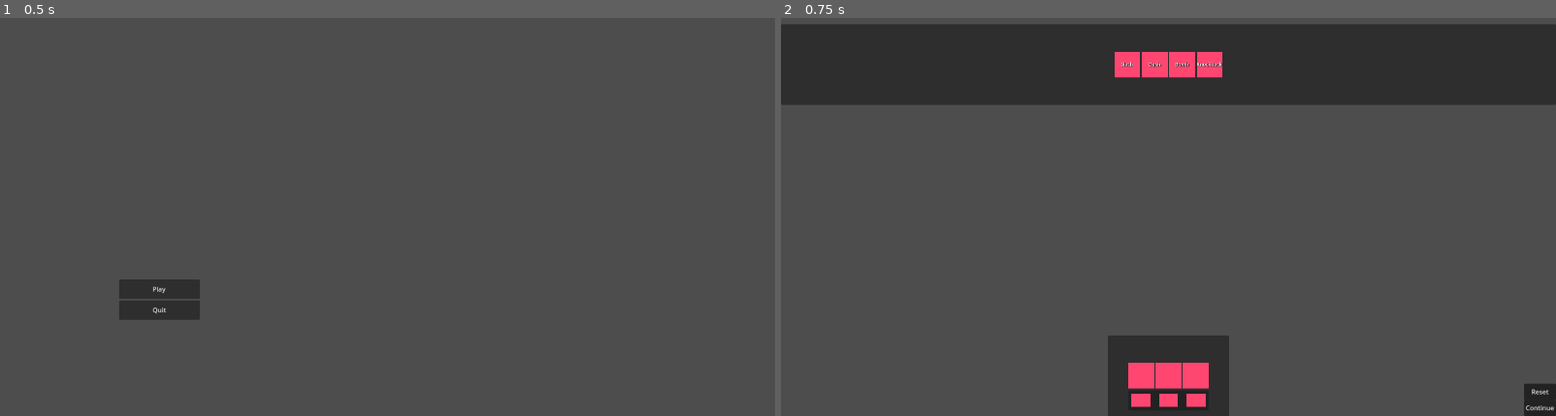
Above: before the commit, frames 1-2 (left to right).
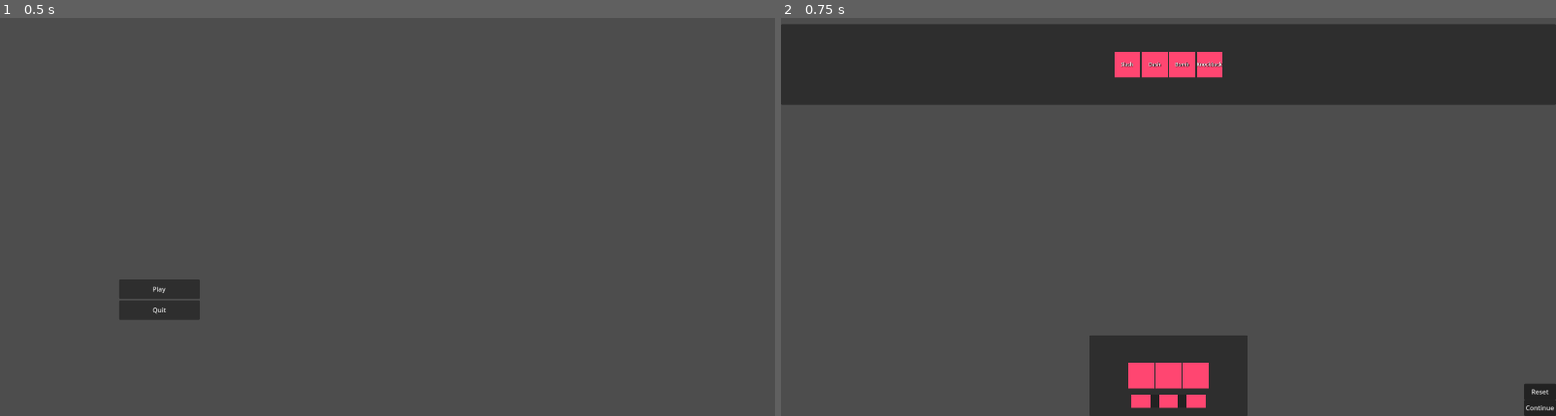
Above: after the commit, the same moments.

Repository: karuBeL/Diplomna
Game: Godot game, scene res://Menu/MainMenu/Menu.tscn
Same seed, same stepped clock (60 frames per second), same inputs: the game is played once before the commit and once after it.
Inputs:
- Up to frame 1 (0.5 s): no input
- Up to frame 2 (0.75 s): click "Play" at 0.5 s

Frame 1 is identical in both runs. In frame 2, 1.0% of the frame differs, in the area x 39-61%, y 79-100%.

Commit message:
Fixed map generation and other minor changes

Diff:
--- a/Entities/MeleePig/EnemyStates/Attack.gd
+++ b/Entities/MeleePig/EnemyStates/Attack.gd
@@ -1,7 +1,10 @@
 extends Enemy
 
-@onready var hit_timer : SceneTreeTimer = get_tree().create_timer(0.0)
+@onready var attack_timer : Timer = $"../../AttackTimer"
+@onready var after_timer : Timer = $"../../AfterAttackTimer"
 @onready var attack_collision : ShapeCast3D = $"../../AttackCast"
+@onready var anim_tree : AnimationTree = $"../../AnimationTree" as AnimationTree
+
 var count
 var collided_object : EntityClass
 
@@ -11,18 +14,18 @@
 	for i in count:
 		collided_object = attack_collision.get_collider(i) as EntityClass
 		if collided_object == player:
-			collided_object.apply_damage(10)
+			collided_object.apply_damage(15)
 
+func enter(_msg := {}):
+	if !after_timer.is_connected("timeout", transition):
+		after_timer.timeout.connect(transition)
+	if !attack_timer.is_stopped():
+		state_machine.transition_to("Pursue")
+		return
+	attack_timer.start(1)
+	after_timer.start(0.2)
+	enemy.velocity = Vector3.ZERO
+	anim_tree.set("parameters/attack_oneshot/request", AnimationNodeOneShot.ONE_SHOT_REQUEST_FIRE)
 
-func physics_update(_delta: float) -> void:
-	var target_position : Vector3 = (player.global_position - enemy.global_position).normalized()
-	if target_position.x > -0.7 && target_position.z < 0.7:
-		$"../../Sprite3D".set("flip_h", true)
-	else:
-		$"../../Sprite3D".set("flip_h", false)
-
-	if enemy.global_position.distance_to(player.global_position) > 2:
-		state_machine.transition_to("Pursue")
-	elif hit_timer.time_left == 0:
-		hit_timer = get_tree().create_timer(2.0)
-		$"../../AnimationTree".set("parameters/attack_oneshot/request", AnimationNodeOneShot.ONE_SHOT_REQUEST_FIRE)
+func transition():
+	state_machine.transition_to("Pursue")
--- a/Entities/MeleePig/EnemyStates/EnemyIdle.gd
+++ b/Entities/MeleePig/EnemyStates/EnemyIdle.gd
@@ -1,6 +1,7 @@
 extends Enemy
 
 @onready var pursue_range : Area3D = $"../../PursueRange"
+@onready var anim_tree : AnimationTree = $"../../AnimationTree"
 
 func inRange(body):
 	if body != player:
@@ -9,8 +10,6 @@
 	state_machine.transition_to("Pursue")
 
 func enter(msg := {}) -> void:
-	$"../../AnimationTree".set("parameters/idle_pursue_stunned/blend_amount", 0)
-	if msg.has("attack"):
-		state_machine.transition_to("Attack")
-	elif !pursue_range.body_entered.is_connected(inRange):
+	anim_tree.set("parameters/idle_pursue_stunned/blend_amount", 0)
+	if !pursue_range.body_entered.is_connected(inRange):
 		pursue_range.body_entered.connect(inRange)
--- a/Entities/MeleePig/EnemyStates/GetHit.gd
+++ b/Entities/MeleePig/EnemyStates/GetHit.gd
@@ -1,6 +1,6 @@
 extends Enemy
 
-@onready var timer : Timer = $"../../Timer"
+@onready var timer : Timer = $"../../GetHitTimer"
 
 func enter(_msg := {}) -> void:
 	if !timer.timeout.is_connected(transition):
--- a/Entities/MeleePig/EnemyStates/Pursue.gd
+++ b/Entities/MeleePig/EnemyStates/Pursue.gd
@@ -1,7 +1,9 @@
 extends Enemy
 
-@onready var nav_set_timer : Timer = $"../../Timer"
-
+@onready var nav_set_timer : Timer = $"../../NavTimer" as Timer
+@onready var anim_tree : AnimationTree = $"../../AnimationTree" as AnimationTree
+@onready var sprite : Sprite3D = $"../../Sprite3D" as Sprite3D
+var default_speed
 
 func set_safe_velocity(safe_velocity):
 	enemy.velocity = safe_velocity
@@ -21,6 +23,7 @@
 	enemy.nav_agent.velocity_computed.is_connected(set_safe_velocity)):
 		nav_set_timer.timeout.connect(nav_timer)
 		enemy.nav_agent.velocity_computed.connect(set_safe_velocity)
+		default_speed = enemy.speed
 	nav_set_timer.start()
 
 func exit():
@@ -31,19 +34,21 @@
 	var distance_to_player = enemy.global_position.distance_to(player.global_position)
 	var next_position = enemy.nav_agent.get_next_path_position()
 
-	if distance_to_player > 2 || enemy.speed == 0:
-		$"../../AnimationTree".set("parameters/idle_pursue_stunned/blend_amount", 1)
+	if distance_to_player > 2:
+		anim_tree.set("parameters/idle_pursue_stunned/blend_amount", 1)
 		enemy.nav_agent.velocity = (next_position - enemy.global_position).normalized() * enemy.speed
 		enemy.nav_agent.velocity.y = 0
+		enemy.speed = default_speed
 	else:
-		enemy.velocity = Vector3.ZERO
-		state_machine.transition_to("Idle", {"attack" : true})
+		enemy.speed = 0
+		anim_tree.set("parameters/idle_pursue_stunned/blend_amount", 0)
+		state_machine.transition_to("Attack")
 
 
 	if target_position.x > -0.7 && target_position.z < 0.7:
-		$"../../Sprite3D".set("flip_h", true)
+		sprite.set("flip_h", true)
 	else:
-		$"../../Sprite3D".set("flip_h", false)
+		sprite.set("flip_h", false)
 
 	if distance_to_player <= 3:
 		enemy.nav_agent.avoidance_enabled = false
--- a/Entities/MeleePig/melee_pig.tscn
+++ b/Entities/MeleePig/melee_pig.tscn
@@ -205,7 +205,7 @@
 animation = &"stunned"
 
 [sub_resource type="AnimationNodeBlendTree" id="AnimationNodeBlendTree_tgvfq"]
-graph_offset = Vector2(-72.7211, -35.709)
+graph_offset = Vector2(221.314, 183.081)
 nodes/attack/node = SubResource("AnimationNodeAnimation_5q4r5")
 nodes/attack/position = Vector2(780, 500)
 nodes/attack_oneshot/node = SubResource("AnimationNodeOneShot_oa12i")
@@ -237,10 +237,20 @@
 collision_layer = 2
 script = ExtResource("1_w0lma")
 
-[node name="Timer" type="Timer" parent="."]
+[node name="GetHitTimer" type="Timer" parent="."]
+one_shot = true
+
+[node name="NavTimer" type="Timer" parent="."]
 process_callback = 0
+one_shot = true
 
 [node name="StunTimer" type="Timer" parent="."]
+one_shot = true
+
+[node name="AttackTimer" type="Timer" parent="."]
+one_shot = true
+
+[node name="AfterAttackTimer" type="Timer" parent="."]
 one_shot = true
 
 [node name="NavigationAgent3D" type="NavigationAgent3D" parent="."]
--- a/Entities/Player/States/Dash.gd
+++ b/Entities/Player/States/Dash.gd
@@ -16,7 +16,7 @@
 func get_mouse_position():
 	var camera = get_tree().root.get_camera_3d()
 	var mouse_pos = get_viewport().get_mouse_position()
-	var ray_length = 100
+	var ray_length = 50
 	var from = camera.project_ray_origin(mouse_pos)
 	var to = from + camera.project_ray_normal(mouse_pos) * ray_length
 	var space = camera.get_world_3d().direct_space_state
--- a/Entities/Player/States/DashSlash.gd
+++ b/Entities/Player/States/DashSlash.gd
@@ -44,11 +44,13 @@
 	direction_to_target = player.global_position.direction_to(target_position).normalized()
 	if !dash_timer.timeout.is_connected(dash_end):
 		dash_timer.timeout.connect(dash_end)
+		collision.body_entered.connect(slash_enemies)
+	collision.monitoring = true
 	dash_timer.start()
 
 func slash_enemies(body : EntityClass):
 	if !already_attacked.has(body):
-		body.apply_damage(15)
+		body.apply_damage(100)
 		already_attacked[body] = null
 
 func physics_update(_delta: float) -> void:
--- a/Entities/RangedPig/GetHit.gd
+++ b/Entities/RangedPig/GetHit.gd
@@ -1,6 +1,6 @@
 extends Enemy
 
-@onready var timer : Timer = $"../../Timer"
+@onready var timer : Timer = $"../../GetHitTimer"
 
 func enter(_msg := {}) -> void:
 	if !timer.timeout.is_connected(transition):
--- a/Entities/RangedPig/RangedStates/RangedAttack.gd
+++ b/Entities/RangedPig/RangedStates/RangedAttack.gd
@@ -1,9 +1,9 @@
 extends Enemy
 
-@onready var hit_timer : SceneTreeTimer = get_tree().create_timer(0.0)
+@onready var attack_timer = $"../../AttackTimer" as Timer
+@onready var after_timer = $"../../AfterAttackTimer" as Timer
 var count
 var collided_object : EntityClass
-
 
 func hitPlayer():
 	var bomb : Node3D = load("res://Entities/RangedPig/Bomb/bomb.tscn").instantiate()
@@ -12,25 +12,16 @@
 	add_child(bomb)
 	bomb.global_position = enemy.global_position
 
-
-
 func enter(_msg := {}):
-	if hit_timer.time_left != 0:
+	if !after_timer.is_connected("timeout", transition):
+		after_timer.timeout.connect(transition)
+	if !attack_timer.is_stopped():
 		state_machine.transition_to("Pursue")
 		return
-	hit_timer = get_tree().create_timer(2.0)
+	attack_timer.start(2)
+	after_timer.start(0.5)
 	enemy.velocity = Vector3.ZERO
 	$"../../AnimationTree".set("parameters/attack_oneshot/request", AnimationNodeOneShot.ONE_SHOT_REQUEST_FIRE)
 
-func physics_update(_delta: float) -> void:
-	var target_position : Vector3 = (player.global_position - enemy.global_position).normalized()
-	if target_position.x > -0.7 && target_position.z < 0.7:
-		$"../../Sprite3D".set("flip_h", true)
-	else:
-		$"../../Sprite3D".set("flip_h", false)
-
-	if enemy.global_position.distance_to(player.global_position) > 10:
-		state_machine.transition_to("Pursue")
-	elif hit_timer.time_left == 0:
-		hit_timer = get_tree().create_timer(2.0)
-		$"../../AnimationTree".set("parameters/attack_oneshot/request", AnimationNodeOneShot.ONE_SHOT_REQUEST_FIRE)
+func transition():
+	state_machine.transition_to("Pursue")
--- a/Entities/RangedPig/RangedStates/RangedIdle.gd
+++ b/Entities/RangedPig/RangedStates/RangedIdle.gd
@@ -8,8 +8,6 @@
 	state_machine.transition_to("Pursue")
 
 func enter(_msg := {}) -> void:
-	$"../../AnimationTree".set("parameters/Idle_Pursue/blend_amount", 0)
-	if _msg.has("attack"):
-		state_machine.transition_to("Attack")
-	elif !pursue_range.body_entered.is_connected(inRange):
+	$"../../AnimationTree".set("parameters/idle_pursue_stunned/blend_amount", 0)
+	if !pursue_range.body_entered.is_connected(inRange):
 		pursue_range.body_entered.connect(inRange)
--- a/Entities/RangedPig/RangedStates/RangedPursue.gd
+++ b/Entities/RangedPig/RangedStates/RangedPursue.gd
@@ -1,7 +1,7 @@
 extends Enemy
 
 @onready var nav_agent : NavigationAgent3D = $"../../NavigationAgent3D"
-@onready var nav_set_timer : Timer = $"../../Timer"
+@onready var nav_set_timer : Timer = $"../../NavTimer"
 
 func set_safe_velocity(safe_velocity):
 	enemy.velocity = safe_velocity
@@ -32,12 +32,13 @@
 	var next_position = nav_agent.get_next_path_position()
 
 	if distance_to_player > 10:
-		$"../../AnimationTree".set("parameters/Idle_Pursue/blend_amount", 1)
+		$"../../AnimationTree".set("parameters/idle_pursue_stunned/blend_amount", 1)
 		enemy.nav_agent.velocity = (next_position - enemy.global_position).normalized() * enemy.speed
 		enemy.nav_agent.velocity.y = 0
 	else:
+		$"../../AnimationTree".set("parameters/idle_pursue_stunned/blend_amount", 0)
 		enemy.velocity = Vector3.ZERO
-		state_machine.transition_to("Idle", {"attack" : true})
+		state_machine.transition_to("Attack")
 
 	if target_position.x > -0.7 && target_position.z < 0.7:
 		$"../../Sprite3D".set("flip_h", true)
--- a/Entities/RangedPig/ranged_pig.tscn
+++ b/Entities/RangedPig/ranged_pig.tscn
@@ -171,8 +171,6 @@
 [sub_resource type="AnimationNodeAnimation" id="AnimationNodeAnimation_b4rvd"]
 animation = &"pursue"
 
-[sub_resource type="AnimationNodeBlend3" id="AnimationNodeBlend3_7vshe"]
-
 [sub_resource type="AnimationNodeAnimation" id="AnimationNodeAnimation_fgjci"]
 animation = &"idle"
 
@@ -195,15 +193,15 @@
 
 [sub_resource type="AnimationNodeOneShot" id="AnimationNodeOneShot_7tte2"]
 
+[sub_resource type="AnimationNodeBlend3" id="AnimationNodeBlend3_7vshe"]
+
 [sub_resource type="AnimationNodeAnimation" id="AnimationNodeAnimation_ly6f4"]
 animation = &"stunned"
 
 [sub_resource type="AnimationNodeBlendTree" id="AnimationNodeBlendTree_efsga"]
-graph_offset = Vector2(-431.318, -179.952)
+graph_offset = Vector2(-244.192, -29.1666)
 "nodes/ Pursue/node" = SubResource("AnimationNodeAnimation_b4rvd")
 "nodes/ Pursue/position" = Vector2(-200, 200)
-nodes/Blend3/node = SubResource("AnimationNodeBlend3_7vshe")
-nodes/Blend3/position = Vector2(140, 80)
 nodes/Idle/node = SubResource("AnimationNodeAnimation_fgjci")
 nodes/Idle/position = Vector2(-200, 20)
 nodes/TimeScale/node = SubResource("AnimationNodeTimeScale_6r8bs")
@@ -211,29 +209,39 @@
 "nodes/TimeScale 2/node" = SubResource("AnimationNodeTimeScale_gtehn")
 "nodes/TimeScale 2/position" = Vector2(-40, 200)
 nodes/attack/node = SubResource("AnimationNodeAnimation_adp3w")
-nodes/attack/position = Vector2(120, 320)
+nodes/attack/position = Vector2(220, 320)
 nodes/attack_oneshot/node = SubResource("AnimationNodeOneShot_dc573")
-nodes/attack_oneshot/position = Vector2(300, 80)
+nodes/attack_oneshot/position = Vector2(400, 80)
 nodes/death/node = SubResource("AnimationNodeAnimation_2cr6l")
-nodes/death/position = Vector2(500, 320)
+nodes/death/position = Vector2(640, 340)
 nodes/death_oneshot/node = SubResource("AnimationNodeOneShot_io2f2")
-nodes/death_oneshot/position = Vector2(660, 80)
+nodes/death_oneshot/position = Vector2(860, 80)
 nodes/get_hit/node = SubResource("AnimationNodeAnimation_3e0a2")
-nodes/get_hit/position = Vector2(320, 320)
+nodes/get_hit/position = Vector2(460, 340)
 nodes/get_hit_oneshot/node = SubResource("AnimationNodeOneShot_7tte2")
-nodes/get_hit_oneshot/position = Vector2(480, 80)
-nodes/output/position = Vector2(880, 180)
+nodes/get_hit_oneshot/position = Vector2(640, 80)
+nodes/idle_pursue_stunned/node = SubResource("AnimationNodeBlend3_7vshe")
+nodes/idle_pursue_stunned/position = Vector2(160, 80)
+nodes/output/position = Vector2(1040, 160)
 nodes/stunned/node = SubResource("AnimationNodeAnimation_ly6f4")
 nodes/stunned/position = Vector2(-40, -120)
-node_connections = [&"Blend3", 0, &"stunned", &"Blend3", 1, &"TimeScale", &"Blend3", 2, &"TimeScale 2", &"TimeScale", 0, &"Idle", &"TimeScale 2", 0, &" Pursue", &"attack_oneshot", 0, &"Blend3", &"attack_oneshot", 1, &"attack", &"death_oneshot", 0, &"get_hit_oneshot", &"death_oneshot", 1, &"death", &"get_hit_oneshot", 0, &"attack_oneshot", &"get_hit_oneshot", 1, &"get_hit", &"output", 0, &"death_oneshot"]
+node_connections = [&"TimeScale", 0, &"Idle", &"TimeScale 2", 0, &" Pursue", &"attack_oneshot", 0, &"idle_pursue_stunned", &"attack_oneshot", 1, &"attack", &"death_oneshot", 0, &"get_hit_oneshot", &"death_oneshot", 1, &"death", &"get_hit_oneshot", 0, &"attack_oneshot", &"get_hit_oneshot", 1, &"get_hit", &"idle_pursue_stunned", 0, &"stunned", &"idle_pursue_stunned", 1, &"TimeScale", &"idle_pursue_stunned", 2, &"TimeScale 2", &"output", 0, &"death_oneshot"]
 
 [node name="RangedEnemy" type="CharacterBody3D"]
 collision_layer = 2
 script = ExtResource("1_n3kpm")
 
-[node name="Timer" type="Timer" parent="."]
+[node name="NavTimer" type="Timer" parent="."]
+
+[node name="GetHitTimer" type="Timer" parent="."]
 
 [node name="StunTimer" type="Timer" parent="."]
+
+[node name="AttackTimer" type="Timer" parent="."]
+one_shot = true
+
+[node name="AfterAttackTimer" type="Timer" parent="."]
+one_shot = true
 
 [node name="NavigationAgent3D" type="NavigationAgent3D" parent="."]
 
@@ -293,7 +301,6 @@
 }
 tree_root = SubResource("AnimationNodeBlendTree_efsga")
 anim_player = NodePath("../AnimationPlayer")
-parameters/Blend3/blend_amount = -1.0
 parameters/TimeScale/scale = 0.6
 "parameters/TimeScale 2/scale" = 0.7
 parameters/attack_oneshot/active = false
@@ -305,3 +312,4 @@
 parameters/get_hit_oneshot/active = false
 parameters/get_hit_oneshot/internal_active = false
 parameters/get_hit_oneshot/request = 0
+parameters/idle_pursue_stunned/blend_amount = 0.0
--- a/Menu/AbilityMenu/abilitymenu.tscn
+++ b/Menu/AbilityMenu/abilitymenu.tscn
@@ -59,9 +59,9 @@
 anchor_top = 1.0
 anchor_right = 0.5
 anchor_bottom = 1.0
-offset_left = -150.0
+offset_left = -196.0
 offset_top = -200.0
-offset_right = 150.0
+offset_right = 196.0
 grow_horizontal = 2
 grow_vertical = 0
 script = ExtResource("2_il4ne")
@@ -87,10 +87,10 @@
 anchor_top = 1.0
 anchor_right = 0.5
 anchor_bottom = 1.0
-offset_left = -100.0
-offset_top = -64.0
-offset_right = 100.0
-offset_bottom = -14.0
+offset_left = -92.0
+offset_top = -53.0
+offset_right = 92.0
+offset_bottom = -21.0
 grow_horizontal = 2
 grow_vertical = 0
 size_flags_vertical = 8
--- a/Menu/AbilityMenu/can_drop.gd
+++ b/Menu/AbilityMenu/can_drop.gd
@@ -7,12 +7,9 @@
 
 func _can_drop_data(_at_position, data):
 	var can_drop = data.get("self").is_in_group("draggable")
-	#print("in _can_drop_data function, returning %s" % can_drop)
 	return can_drop
 
 func _drop_data(_at_position, data):
-	#print("in _drop_data, returning: ")
-	#print(data.get("text"))
 	set_label(data.get("text"))
 	data.get("self").queue_free()
 
--- a/Menu/AbilityMenu/draggable.gd
+++ b/Menu/AbilityMenu/draggable.gd
@@ -1,10 +1,10 @@
-extends ColorRect
+extends Control
 
-var label : Label
+var ability_name : Label
 
 func _ready():
 	add_to_group("draggable")
-	label = $Label
+	ability_name = $Label
 
 func _get_drag_data(_at_position):
-	return {"self": self, "text": label.text}
+	return {"self": self, "text": ability_name.text}
--- a/Room/floor.gd
+++ b/Room/floor.gd
@@ -4,6 +4,7 @@
 
 func _ready():
 	body_exited.connect(check_room_status)
+	check_room_status(1)
 
 
 func check_room_status(_body):
--- a/Room/room.gd
+++ b/Room/room.gd
@@ -3,7 +3,8 @@
 
 var initial_spawn : SpawnClass
 var spawns : Array
-var doors : Array
+var door_pairs : Dictionary
+var exit_doors : Dictionary
 var set_spawns : Array
 var exit_door : DoorClass
 var entrance_door : DoorClass
@@ -27,7 +28,8 @@
 	var door2 = $NavigationRegion3D/Dungeon/Door2
 	var door3 = $NavigationRegion3D/Dungeon/Door3
 	var door4 = $NavigationRegion3D/Dungeon/Door4
-	doors = [door1, door2, door3, door4]
+	door_pairs = {"door1" : door2, "door2" : door1, "door3" : door4, "door4" : door3}
+	exit_doors = {"door1" : door1, "door2" : door2, "door3" : door3, "door4" : door4}
 	spawns = [spawn1, spawn2, spawn3, spawn4, spawn5, spawn6, spawn7, spawn8]
 	set_spawns = []
 	door1.set_door()
@@ -48,13 +50,16 @@
 	initial_spawn = $NavigationRegion3D/Dungeon/PlayerSpawn as SpawnClass
 	initial_spawn.is_player = true
 
-func set_entrance_door(door_number):
-	entrance_door = doors.pop_at(door_number) as DoorClass
+func set_entrance_door(exit_door_key):
+	entrance_door = door_pairs.get(exit_door_key)
+	exit_doors.erase(exit_door_key)
 	entrance_door.set_player_spawn()
 
-func set_exit_door(door_number):
-	exit_door = doors[door_number] as DoorClass
+
+func set_exit_door(door_index):
+	exit_door = exit_doors.values()[door_index]
 	exit_door.area.body_entered.connect(transition)
+	return exit_doors.find_key(exit_door)
 
 func transition(_body):
 	get_parent().switch_room()
--- a/Room/room.tscn
+++ b/Room/room.tscn
@@ -207,5 +207,5 @@
 environment = SubResource("Environment_sbqf2")
 
 [node name="DirectionalLight3D" type="DirectionalLight3D" parent="NavigationRegion3D/Dungeon/WorldEnvironment"]
-transform = Transform3D(1, 0, 0, 0, -0.772734, 0.63473, 0, -0.63473, -0.772734, 0, 0, 0)
+transform = Transform3D(0.785997, -0.477727, 0.392409, -0.61823, -0.607367, 0.498896, 0, -0.63473, -0.772734, 0, 0, 0)
 shadow_enabled = true
--- a/World/level.tscn
+++ b/World/level.tscn
@@ -1,6 +1,6 @@
 [gd_scene load_steps=3 format=3 uid="uid://cvfuic65orvui"]
 
-[ext_resource type="Script" path="res://World/level.gd" id="1_mgqwe"]
+[ext_resource type="Script" path="res://World/level_generation.gd" id="1_mgqwe"]
 [ext_resource type="PackedScene" uid="uid://cdy4cghohpe0p" path="res://Entities/Player/player.tscn" id="2_ngayc"]
 
 [node name="Level" type="Node3D"]
--- a/World/level.gd
+++ b/World/level_generation.gd
@@ -5,7 +5,6 @@
 var room_scene : PackedScene
 var room_index = 0
 
-# Called when the node enters the scene tree for the first time.
 func _ready():
 	randomize()
 	room_scene = load("res://Room/room.tscn")
@@ -13,44 +12,47 @@
 	starting_room.set_room()
 	starting_room.set_initial_spawn()
 	room_nodes.append(starting_room)
+
 	var new_room
-	var entrance_index
-	for i in range(4):
+	for i in range(4): #Setting 4 easy difficulty rooms
 		new_room = room_scene.instantiate() as RoomClass
 		new_room.set_room()
 		new_room.set_easy()
-		entrance_index = randi_range(0, 3)
-		new_room.set_entrance_door(entrance_index)
 		room_nodes.append(new_room)
 
-	for i in range(4):
+	for i in range(4): #Setting 4 medium difficulty rooms
 		new_room = room_scene.instantiate() as RoomClass
 		new_room.set_room()
 		new_room.set_medium()
-		entrance_index = randi_range(0, 3)
-		new_room.set_entrance_door(entrance_index)
 		room_nodes.append(new_room)
 
+	#Setting 1 hard difficulty room
 	new_room = room_scene.instantiate() as RoomClass
 	new_room.set_room()
 	new_room.set_hard()
-	entrance_index = randi_range(0, 3)
-	new_room.set_entrance_door(entrance_index)
 	room_nodes.append(new_room)
 
-	var exit_index
-	var curr_index = 0
+	#TODO: Make a method to get random exit index
+	var exit_index = randi_range(0, 3)
+	var previous_door = room_nodes[0].set_exit_door(exit_index)
+
+	room_nodes[0].pair_room = room_nodes[1]
+
+	var curr_index = 1
 	while(curr_index + 1 != room_nodes.size()):
+		print(previous_door)
 		var curr_room = room_nodes[curr_index] as RoomClass
 		var next_room = room_nodes[curr_index + 1] as RoomClass
+		curr_room.set_entrance_door(previous_door)
 		exit_index = randi_range(0, 2)
-		curr_room.set_exit_door(exit_index)
+		previous_door = curr_room.set_exit_door(exit_index)
 		curr_room.pair_room = next_room
 		curr_index += 1
 
 	add_child(room_nodes[room_index])
 	room_index += 1
 
+
 func switch_room():
 	room_nodes[room_index - 1].queue_free()
 	add_child(room_nodes[room_index])
--- a/project.godot
+++ b/project.godot
@@ -22,7 +22,6 @@
 
 window/size/viewport_width=1920
 window/size/viewport_height=1080
-window/size/mode=3
 
 [editor_plugins]
 
